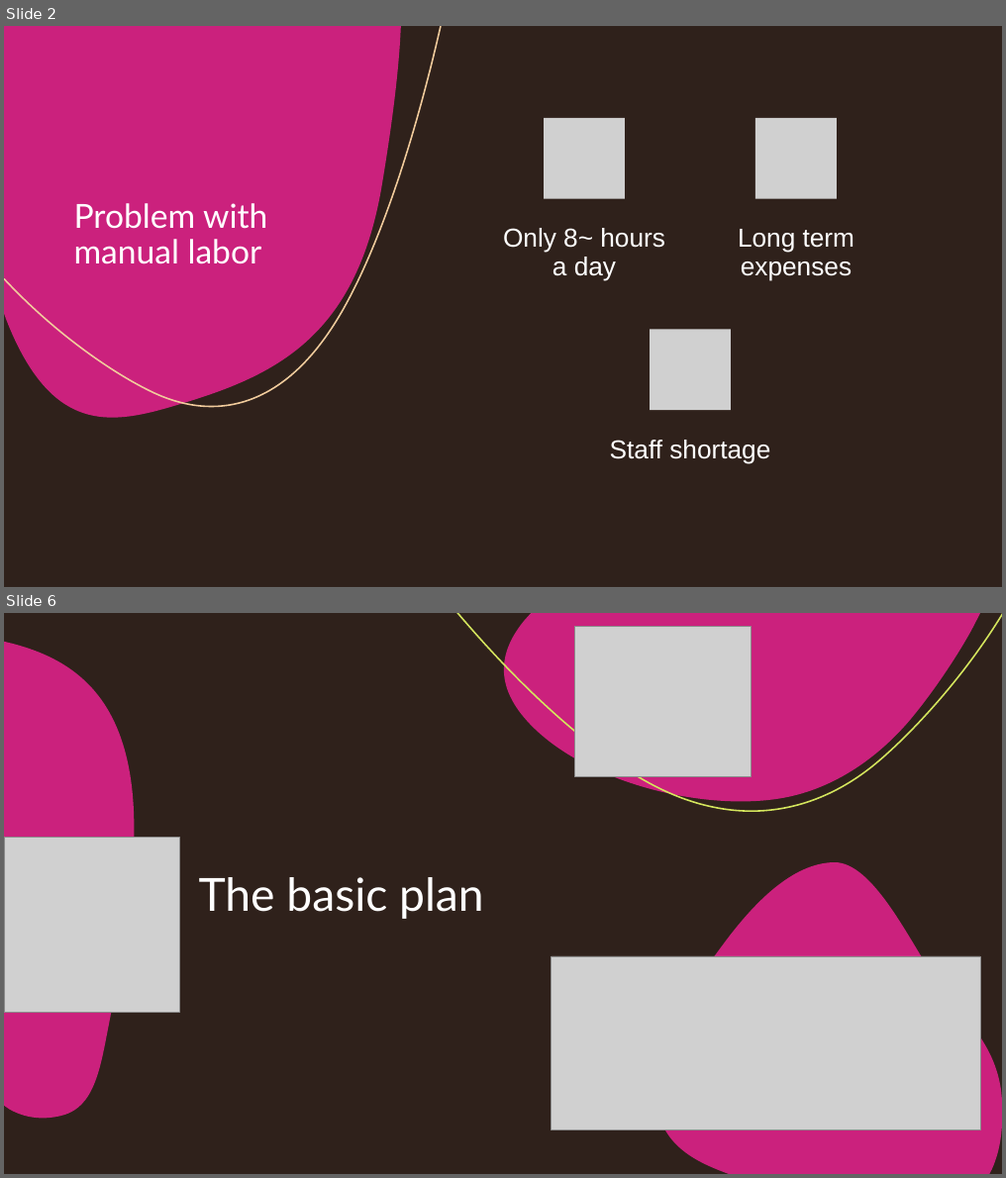
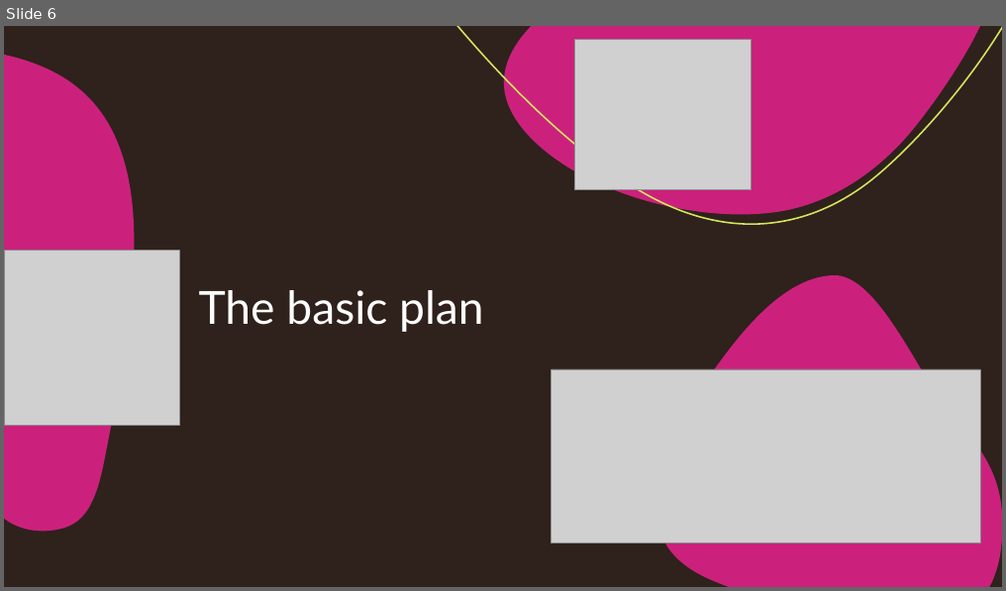
Before and after one commit to CursingThomas/ROBOT_GROUP2, a slide deck: Documentation/Presentations/Demo9May.pptx. Shown one above the other, each under a label of ours: slides 2 and 6 before the commit, slide 6 after it; the slides between them are not shown. The pictures are 1006x1178 and 1006x591 pixels, drawn with LibreOffice and Linux fonts; fonts in the diff are those of the drawing; grey boxes stand for pictures. Boxes give left, top, right and bottom in pixels: in the first picture for what was removed or moved away, otherwise in the second. Text is boxed around its words. In the diff, an @@ line names an element or a change of style, - is before the commit and + after.

```diff
--- a/Documentation/Presentations/Demo9May.pptx
+++ b/Documentation/Presentations/Demo9May.pptx
@@ slide 2 removed at (x1=4, y1=26, x2=1002, y2=587), background #2F211B @@
@@ rectangle removed at (x1=4, y1=26, x2=1002, y2=587) @@
@@ freeform shape removed at (x1=4, y1=26, x2=400, y2=418) @@
@@ freeform shape removed at (x1=4, y1=26, x2=441, y2=407) @@
@@ freeform shape removed at (x1=4, y1=82, x2=41, y2=216) @@
@@ title removed at (x1=74, y1=203, x2=267, y2=265) @@
-Problem with manual labor
@@ group removed at (x1=503, y1=118, x2=854, y2=465): 3 pictures, 3 texts @@
-Only 8~ hours a day
-Long term expenses
-Staff shortage
@@ freeform shape removed at (x1=602, y1=529, x2=963, y2=587) @@
@@ freeform shape removed at (x1=672, y1=537, x2=1002, y2=587) @@
```
Also in this commit, not shown: 3 slides changed, 6 slides added, 1 other slide removed.
